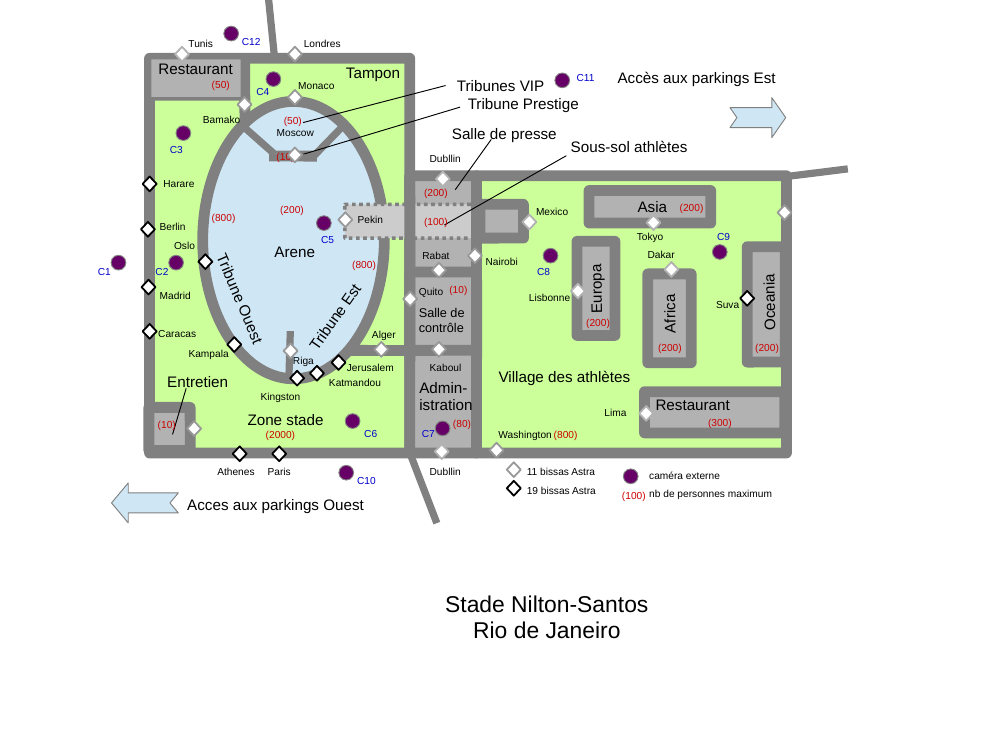
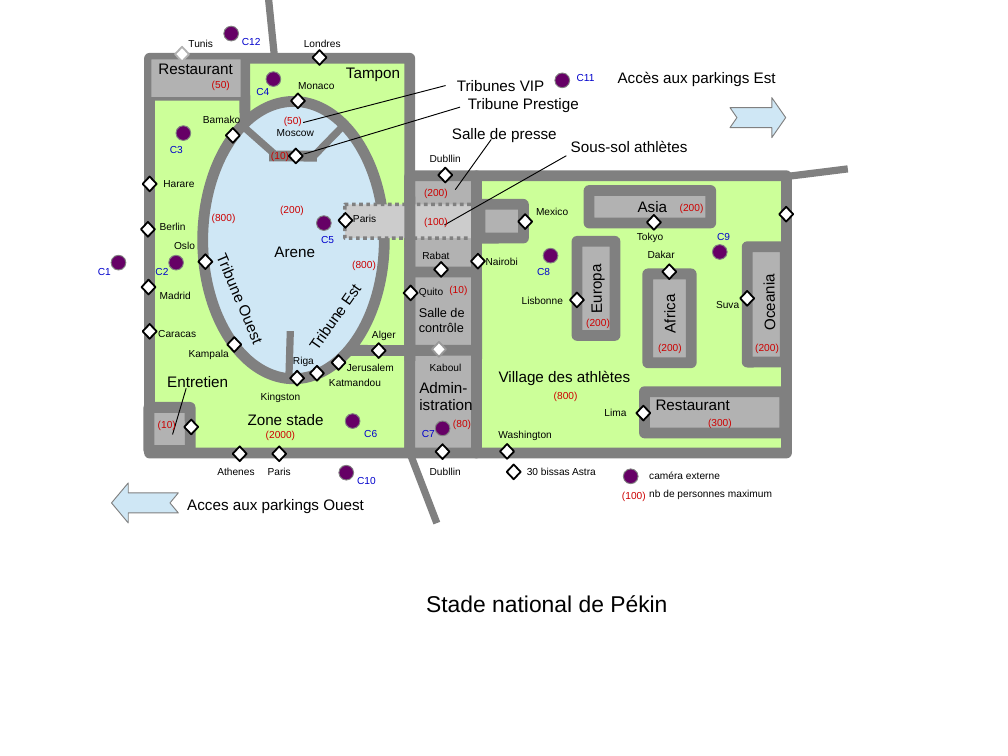
Before and after one commit to cyrilled/ALC, a slide deck: slide 1 of docs/res/media/sources images iAccess.pptx. Drawn at 1008x756 pixels with LibreOffice and Linux fonts; fonts in the diff are those of the drawing. Boxes give left, top, right and bottom in pixels: in the first picture for what was removed or moved away, otherwise in the second. Text is boxed around its words. In the diff, an @@ line names an element or a change of style, - is before the commit and + after.

```diff
--- a/docs/res/media/sources images iAccess.pptx
+++ b/docs/res/media/sources images iAccess.pptx
@@ diamond: place and size @@
-diamond at (288, 47, 302, 61)
+diamond at (313, 50, 327, 65)
@@ diamond: place and size @@
-diamond at (288, 90, 302, 104)
+diamond at (291, 93, 305, 108)
@@ outline #999999 1.42 pt to #000000 1.42 pt in 13 elements at (338, 213, 352, 228), (289, 148, 303, 163), (507, 465, 520, 479), (434, 263, 448, 277), (372, 343, 386, 358), (779, 207, 793, 221), (185, 420, 198, 434), (291, 93, 305, 108), (403, 285, 417, 300), (471, 254, 485, 269), (500, 445, 514, 459), (313, 50, 327, 65), (226, 128, 240, 143) @@
@@ diamond: place and size @@
-diamond at (238, 97, 252, 112)
+diamond at (226, 128, 240, 143)
@@ text "(10)": place and size @@
-text "(10)" at (276, 153, 294, 163)
+text "(10)" at (271, 152, 289, 162)
@@ diamond: place and size @@
-diamond at (436, 172, 450, 187)
+diamond at (438, 167, 452, 182)
@@ text at (353, 215, 376, 222): text changed @@
-Pekin
+Paris
@@ diamond: place and size @@
-diamond at (522, 215, 536, 230)
+diamond at (519, 214, 532, 229)
@@ diamond: place and size @@
-diamond at (468, 249, 482, 263)
+diamond at (471, 254, 485, 269)
@@ diamond: place and size @@
-diamond at (403, 292, 417, 306)
+diamond at (403, 285, 417, 300)
@@ text "Lisbonne": place and size @@
-text "Lisbonne" at (529, 294, 570, 301)
+text "Lisbonne" at (522, 296, 563, 304)
@@ outline #B2B2B2 1.42 pt to #000000 1.42 pt in 6 elements at (648, 215, 661, 230), (637, 406, 650, 421), (519, 214, 532, 229), (662, 264, 676, 279), (438, 167, 452, 182), (570, 293, 584, 307) @@
@@ diamond: place and size @@
-diamond at (571, 284, 584, 298)
+diamond at (570, 293, 584, 307)
@@ diamond removed at (284, 344, 297, 359) @@
@@ text "(800)": place and size @@
-text "(800)" at (554, 430, 578, 440)
+text "(800)" at (554, 392, 578, 401)
@@ diamond: place and size @@
-diamond at (507, 481, 520, 496)
+diamond at (435, 445, 449, 459)
@@ diamond removed at (435, 445, 449, 459) @@
@@ diamond: place and size @@
-diamond at (489, 443, 503, 457)
+diamond at (500, 445, 514, 459)
@@ text at (527, 468, 596, 475): text changed @@
-11 bissas Astra
+30 bissas Astra
@@ text removed at (527, 486, 596, 494) @@
-19 bissas Astra
@@ text at (426, 595, 667, 613): text changed @@
-Stade Nilton-Santos
-Rio de Janeiro
+Stade national de Pékin
```
Also in this commit, not shown: 1 other slide changed, 14 other files.
